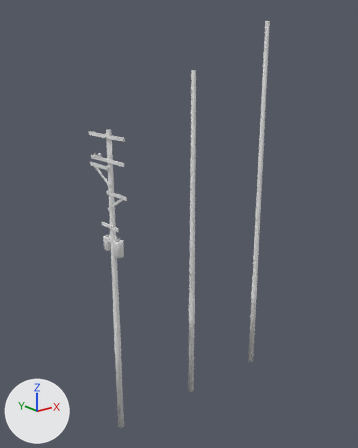
Two versions of the Blender file .src/models/utilitypoles.blend, one commit apart.
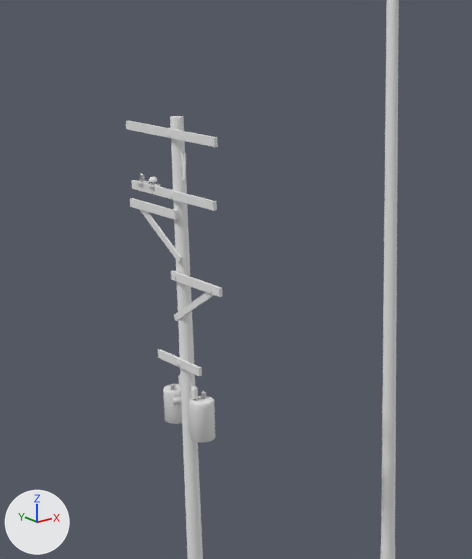
The first picture shows the older version from a 50 mm lens placed at (-11.4, -19.2, 13.2), pointed at (4.3, 0.5, 5.3). The close-ups show both versions on the part from 11% to 63% of the width and 19% to 68% of the height of that picture; other places that the commit changed are outside them. Arrows for +X, +Y and +Z are at lower left; the lights stay in place.

Objects in the first close-up: 'Cylinder', 'Cylinder.001', 'Cylinder.002', 'UtilityPoleCrossbarLeft', 'UtilityPoleCrossbarRight', 'UtilityPoleCrossbarShort', 'UtilityPoleCrossbarWide', 'UtilityPoleCrossbarWide.001', 'UtilityPoleCrossbarWide.002', 'UtilityPoleCrossbarWide.003', 'UtilityPoleMedium', 'UtilityPoleShort'.
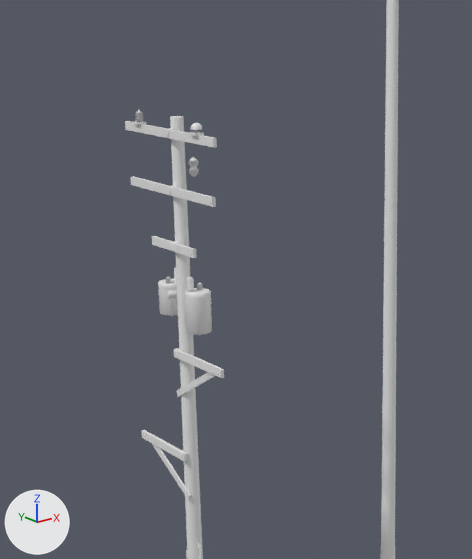
Changed parts and their boxes (x1, y1, x2, y2) in the close-ups (472 x 559 px):
'UtilityPoleCrossbarRight', moved: before (171, 271, 223, 321); after (174, 348, 224, 397)
'UtilityPoleCrossbarLeft', moved: before (130, 198, 182, 263); after (142, 430, 191, 500)
'UtilityPoleDownStepperLarge', added: after (185, 276, 212, 335)
'Cylinder.001', deleted: before (189, 386, 215, 443)
'UtilityPoleCrossbarWide.001', moved: before (131, 180, 217, 211); after (130, 176, 216, 207)
'UtilityPoleCrossbarWide', moved: before (126, 121, 218, 147); after (125, 121, 217, 148)
'UtilityPoleCrossbarShort', moved: before (158, 349, 202, 376); after (152, 236, 197, 258)
'UtilityPoleDownStepperSmall', added: after (158, 267, 178, 316)
'Cylinder', deleted: before (163, 374, 182, 424)
'Cylinder.002', moved: before (181, 152, 186, 180); after (198, 543, 202, 559)
'UtilityPoleFuse', added: after (188, 157, 199, 177)
'UtilityPoleInsulator', added: after (189, 123, 204, 136)
'UtilityPoleSurgeArrestor', added: after (133, 110, 147, 124)
'UtilityPoleCrossbarWide.003', deleted: before (146, 177, 160, 187)
'UtilityPoleCrossbarWide.002', deleted: before (135, 173, 149, 184)

Diff of the bpy script that builds the scene:
```diff
--- a/.src/models/utilitypoles.blend.py
+++ b/.src/models/utilitypoles.blend.py
@@ me_cube_003 @@
 me_cube_003.from_pydata(...)  # 244 vertices, 173 faces; spans x -0.21..-0.06, y -1.48..1.48, z 3.63..3.79
+# me_cube_003 part 1: the whole mesh is moved by (-0.02, 0.0, -3.71)
@@ me_cube_001 @@
 me_cube_001.from_pydata(...)  # 244 vertices, 173 faces; spans x -0.21..-0.06, y -1.39..1.39, z 3.63..3.79
+# me_cube_001 part 2: the whole mesh is moved by (-0.02, 0.0, -3.71)
@@ me_cube_004 @@
 me_cube_004.from_pydata(...)  # 252 vertices, 179 faces; spans x -0.21..-0.06, y -1.48..0.16, z 2.84..3.79
+# me_cube_004 part 3: the whole mesh is moved by (-0.02, 0.0, -3.71)
@@ me_cube_005 @@
 me_cube_005.from_pydata(...)  # 252 vertices, 179 faces; spans x -0.21..-0.06, y -0.16..1.48, z 2.84..3.79
+# me_cube_005 part 4: the whole mesh is moved by (-0.02, 0.0, -3.71)
@@ ob_utilitypolecrossbarshort @@
 ob_utilitypolecrossbarshort = bpy.data.objects.new('UtilityPoleCrossbarShort', me_cube_002)
-ob_utilitypolecrossbarshort.location = (0.0, 0.0, 6.19)
+ob_utilitypolecrossbarshort.location = (0.0, 0.0, 8.36)
@@ ob_utilitypolecrossbarwide @@
 ob_utilitypolecrossbarwide = bpy.data.objects.new('UtilityPoleCrossbarWide', me_cube_003)
-ob_utilitypolecrossbarwide.location = (0.0, 0.0, 6.66)
+ob_utilitypolecrossbarwide.location = (0.0, 0.0, 10.36)
@@ ob_utilitypolecrossbarwide_001 @@
 ob_utilitypolecrossbarwide_001 = bpy.data.objects.new('UtilityPoleCrossbarWide.001', me_cube_001)
-ob_utilitypolecrossbarwide_001.location = (0.0, 0.0, 5.58)
+ob_utilitypolecrossbarwide_001.location = (0.0, 0.0, 9.36)
@@ ob_utilitypolecrossbarright @@
 ob_utilitypolecrossbarright = bpy.data.objects.new('UtilityPoleCrossbarRight', me_cube_004)
-ob_utilitypolecrossbarright.location = (0.0, 0.0, 4.1)
+ob_utilitypolecrossbarright.location = (0.0, 0.0, 6.36)
@@ ob_utilitypolecrossbarleft @@
 ob_utilitypolecrossbarleft = bpy.data.objects.new('UtilityPoleCrossbarLeft', me_cube_005)
-ob_utilitypolecrossbarleft.location = (0.0, 0.0, 5.23)
+ob_utilitypolecrossbarleft.location = (0.0, 0.0, 4.36)
@@ ob_cylinder @@
-ob_cylinder = bpy.data.objects.new('Cylinder', me_cylinder_004)
@@ ob_utilitypolecrossbarwide_002 @@
-ob_utilitypolecrossbarwide_002 = bpy.data.objects.new('UtilityPoleCrossbarWide.002', me_cube_006)
@@ ob_utilitypolecrossbarwide_003 @@
-ob_utilitypolecrossbarwide_003 = bpy.data.objects.new('UtilityPoleCrossbarWide.003', me_cube_008)
@@ ob_cylinder_001 @@
-ob_cylinder_001 = bpy.data.objects.new('Cylinder.001', me_cylinder_007)
@@ ob_cylinder_002 @@
 ob_cylinder_002 = bpy.data.objects.new('Cylinder.002', me_cylinder_008)
-ob_cylinder_002.location = (0.0, 0.0, 9.82)
+ob_cylinder_002.location = (0.0, 0.0, 2.36)
 ob_cylinder_002.rotation_euler = (0.0, 0.0, 3.142)  # degrees (0, 0, 180)
@@ ob_utilitypolefuse @@
+ob_utilitypolefuse = bpy.data.objects.new('UtilityPoleFuse', me_cylinder_003)  # 244 vertices, 279 faces; spans x -0.091..0.091, y -0.091..0.091, z -0.167..0.167; in mat_utilitypolefusematerial (white #e7e7e7)
+ob_utilitypolefuse.location = (0.0, -0.49, 9.82)
@@ ob_utilitypoledownstepperlarge @@
+ob_utilitypoledownstepperlarge = bpy.data.objects.new('UtilityPoleDownStepperLarge', me_cylinder_007_1)  # 694 vertices, 680 faces; spans x -0.226..0.234, y 0.012..0.708, z -0.564..0.521; in mat_utilitypoledownsteppermaterial (white #e7e7e7)
+ob_utilitypoledownstepperlarge.location = (0.0, 0.0, 7.36)
+ob_utilitypoledownstepperlarge.rotation_euler = (0.0, 0.0, 3.142)  # degrees (0, 0, 180)
@@ ob_utilitypoleinsulator @@
+ob_utilitypoleinsulator = bpy.data.objects.new('UtilityPoleInsulator', me_cube_008_1)  # 155 vertices, 162 faces; spans x -0.101..0.101, y -0.101..0.101, z 0.0..0.197; in mat_utilitypoleinsulatormaterial (white #e7e7e7)
+ob_utilitypoleinsulator.location = (-0.18, -0.92, 10.43)
@@ ob_utilitypolesurgearrestor @@
+ob_utilitypolesurgearrestor = bpy.data.objects.new('UtilityPoleSurgeArrestor', me_cube_006_1)  # 113 vertices, 154 faces; spans x -0.087..0.087, y -0.098..0.098, z -0.006..0.269; in mat_utilitypolesurgearrestormaterial (white #e7e7e7)
+ob_utilitypolesurgearrestor.location = (-0.18, 1.0, 10.43)
@@ ob_utilitypoledownsteppersmall @@
+ob_utilitypoledownsteppersmall = bpy.data.objects.new('UtilityPoleDownStepperSmall', me_cylinder_004_1)  # 694 vertices, 680 faces; spans x -0.223..0.231, y 0.005..0.697, z -0.418..0.503; in mat_utilitypoledownsteppermaterial (white #e7e7e7)
+ob_utilitypoledownsteppersmall.location = (0.0, 0.0, 7.36)
```
